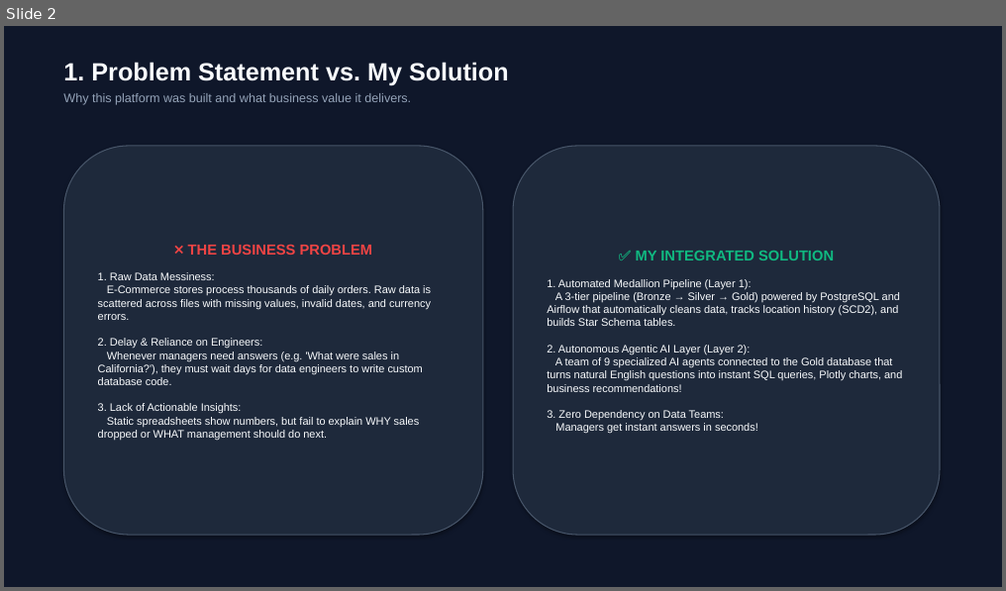
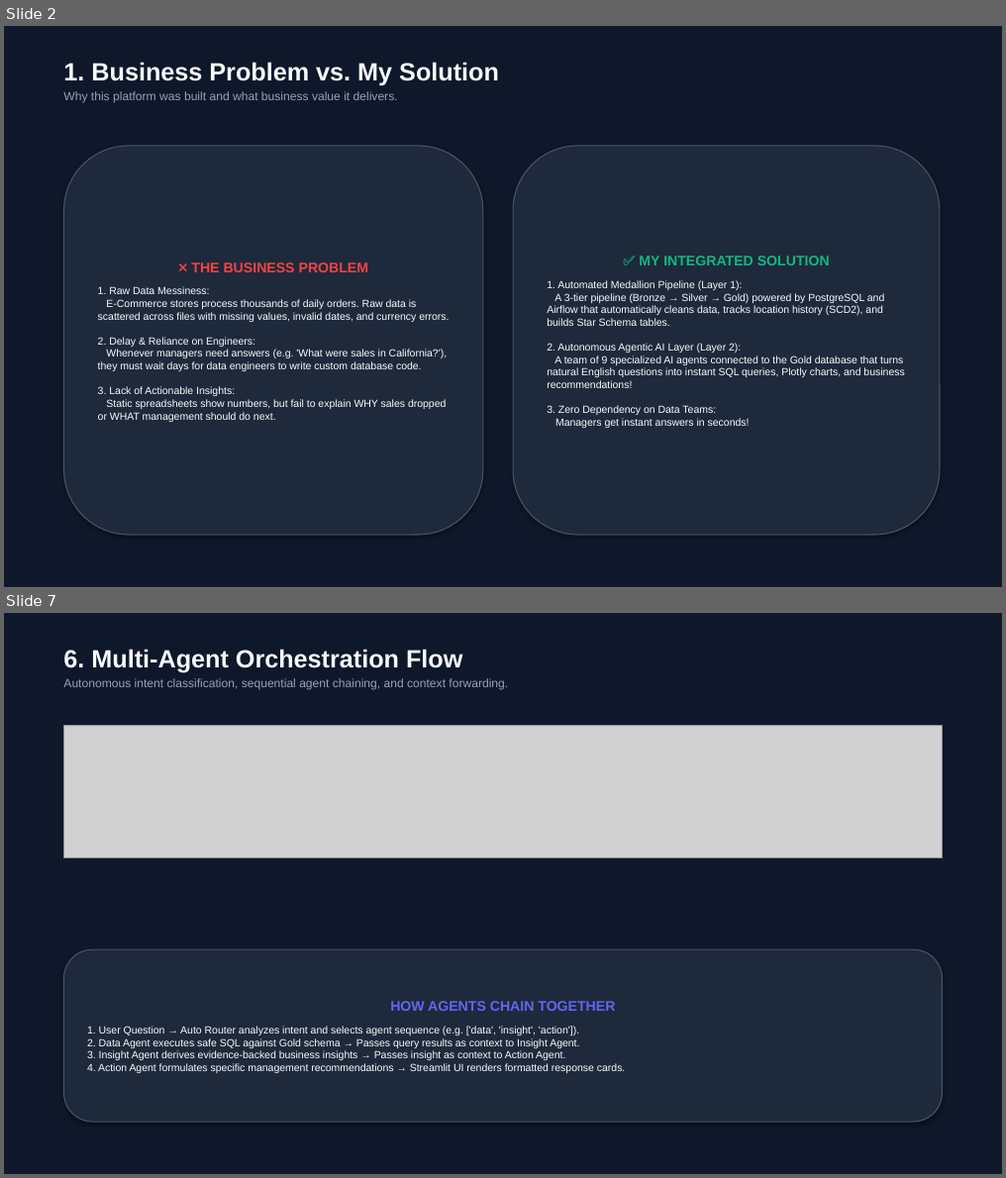
Before and after one commit to Eshaan4/E-COMMERCE-DATA-ENGINEERING-AGENTIC-AI-PLATFORM, a slide deck: ECommerce_Agentic_AI_Presentation.pptx. Shown one above the other, each under a label of ours: slide 2 before the commit, slides 2 and 7 after it; the slides between them are not shown. The pictures are 1006x591 and 1006x1178 pixels, drawn with LibreOffice and Linux fonts; fonts in the diff are those of the drawing; grey boxes stand for pictures. Boxes give left, top, right and bottom in pixels: in the first picture for what was removed or moved away, otherwise in the second. Text is boxed around its words. In the diff, an @@ line names an element or a change of style, - is before the commit and + after.

```diff
--- a/ECommerce_Agentic_AI_Presentation.pptx
+++ b/ECommerce_Agentic_AI_Presentation.pptx
@@ slide 7 added at (4,613,1002,1174), background #FFFFFF @@
@@ rectangle added at (4,613,1002,1174), fill #0F172A @@
@@ text added at (63,649,508,690), 11.5 pt, text #94A3B8 @@
+6. Multi-Agent Orchestration Flow
+Autonomous intent classification, sequential agent chaining, and context forwarding.
@@ picture added at (63,725,943,858) @@
@@ rounded rectangle added at (63,950,943,1122), fill #1E293B, outline #475569 1 pt, 10 pt, text #F8FAFC @@
+HOW AGENTS CHAIN TOGETHER
+1. User Question → Auto Router analyzes intent and selects agent sequence (e.g. ['data', 'insight', 'action']).
+2. Data Agent executes safe SQL against Gold schema → Passes query results as context to Insight Agent.
+3. Insight Agent derives evidence-backed business insights → Passes insight as context to Action Agent.
+4. Action Agent formulates specific management recommendations → Streamlit UI renders formatted response cards.
@@ slide 2 changed as well @@
@@ text at (63,62,499,86): text changed @@
-1. Problem Statement vs. My Solution
+1. Business Problem vs. My Solution
@@ text at (63,91,398,103): size 12 to 11.5 pt in "Why this platform was built and what ..."; less space between paragraphs @@
@@ rounded rectangle "❌ THE BUSINESS PROBLEM" at (63,146,483,535): size 14 to 13.5 pt in "❌ THE BUSINESS PROBLEM"; size 10.5 to 10 pt; less space between paragraphs @@
@@ rounded rectangle "✅ MY INTEGRATED SOLUTION" at (513,146,940,535): size 14 to 13.5 pt in "✅ MY INTEGRATED SOLUTION"; size 10.5 to 10 pt; less space between paragraphs @@
```
Also in this commit, not shown: 7 other slides changed, 1 other slide added, 6 other files.
